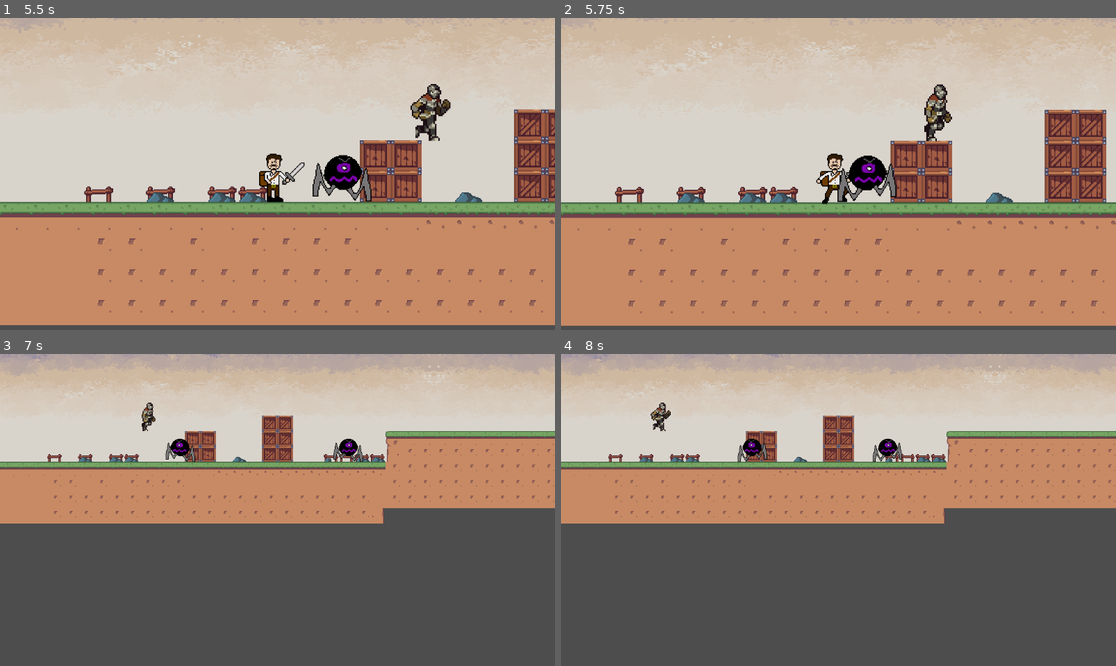
Above: before the commit, frames 1-4 (two rows, left to right).
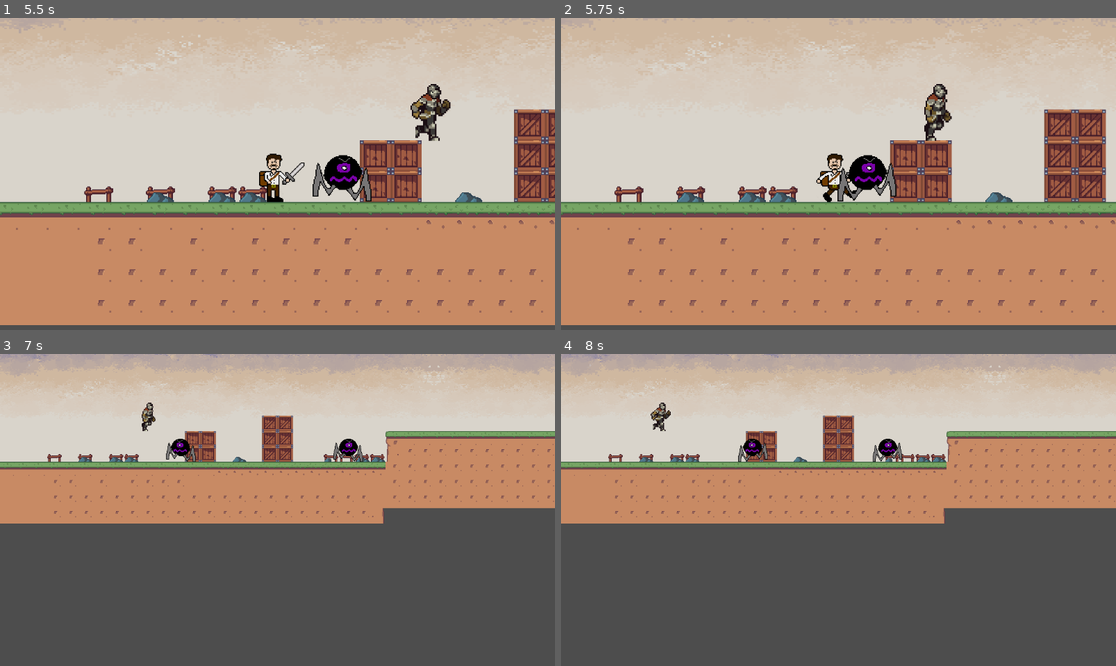
Above: after the commit, the same moments.

Repository: bscott519/ColossalCrisisGame
Game: Godot game, scene res://Scenes/level_1.tscn
Same seed, same stepped clock (60 frames per second), same inputs: the game is played once before the commit and once after it. The engine's default icon, where the game draws it, is replaced by a stand-in: a white triangle on a blue panel in a dark square.
Inputs (mouse positions are in pixels of both pictures, inside the frame that each line leads up to):
- Up to frame 1 (5.5 s): move the mouse to (399, 158) at 0.52 s; hold D (right) 0.53-2.03 s; click (399, 158) at 0.6 s; tap Space (jump) at 0.77, 1.52, 3.02, 3.77, 4.52 s; move the mouse to (166, 189) at 1.27 s; click (166, 189) at 1.35 s; move the mouse to (333, 105) at 2.02 s; hold A (left) 2.03-2.78 s; click (333, 105) at 2.1 s; move the mouse to (249, 236) at 2.77 s; hold D (right) 2.78-4.28 s; click (249, 236) at 2.85 s; move the mouse to (444, 220) at 3.52 s; click (444, 220) at 3.6 s; move the mouse to (111, 127) at 4.27 s; hold A (left) 4.28-5.03 s; click (111, 127) at 4.35 s; move the mouse to (305, 174) at 5.02 s; hold D (right) from 5.03 s (still down); click (305, 174) at 5.1 s
- Up to frame 2 (5.75 s): keep holding D (right)
- Up to frame 3 (7 s): move the mouse to (194, 432) at 5.77 s; release D (right) at 5.78 s; hold A (left) from 5.78 s (still down); click (194, 432) at 5.85 s; tap Space (jump) at 6.02, 6.77 s; move the mouse to (399, 494) at 6.52 s; click (399, 494) at 6.6 s
- Up to frame 4 (8 s): move the mouse to (727, 525) at 7.27 s; release A (left) at 7.28 s; hold D (right) from 7.28 s (still down); click (727, 525) at 7.35 s; tap Space (jump) at 7.52 s

Frame 1 is identical in both runs. In frame 2, 4.8% of the frame differs, in the area x 0-100%, y 5-99%; in frame 3, 0.1%; in frame 4, 0.1%.

Commit message:
Update possessedknight.gd

Diff:
--- a/Scenes/possessedknight.gd
+++ b/Scenes/possessedknight.gd
@@ -18,14 +18,14 @@
 
 # Called when the node enters the scene tree
 func _ready():
-	patrol_points = [Vector2(100, position.y), Vector2(300, position.y)]  # Example patrol points
+	patrol_points = [Vector2(300, position.y), Vector2(100, position.y)]  # Example patrol points
 
 	if not $Detection/CollisionShape2D.shape:
 		$Detection/CollisionShape2D.shape = RectangleShape2D.new()
 		print("Assigned a new RectangleShape2D for detection.")
 
 	# Set initial detection size (example: Width = 300, Height = 200)
-	var new_extents = Vector2(30, 50)  # Half of desired width and height
+	var new_extents = Vector2(30, 30)  # Half of desired width and height
 	set_detection_radius(new_extents)
 	set_attack_radius(50)  # Set attack radius to 50
 
@@ -86,6 +86,7 @@
 
 func _on_detection_body_entered(body):
 	if body.is_in_group("player"):
+		print("Player entered detection zone.")
 		player = body  # Store the reference to the player
 		is_chasing = true
 
